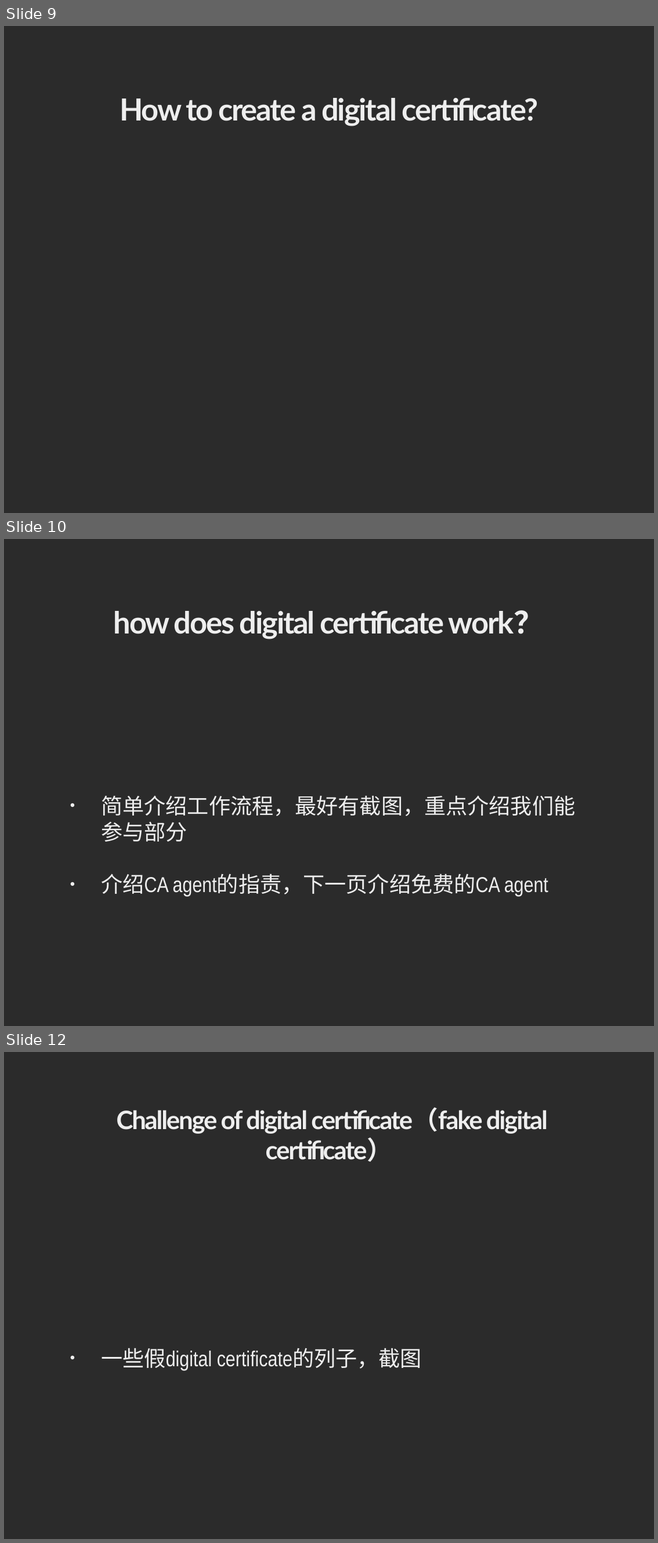
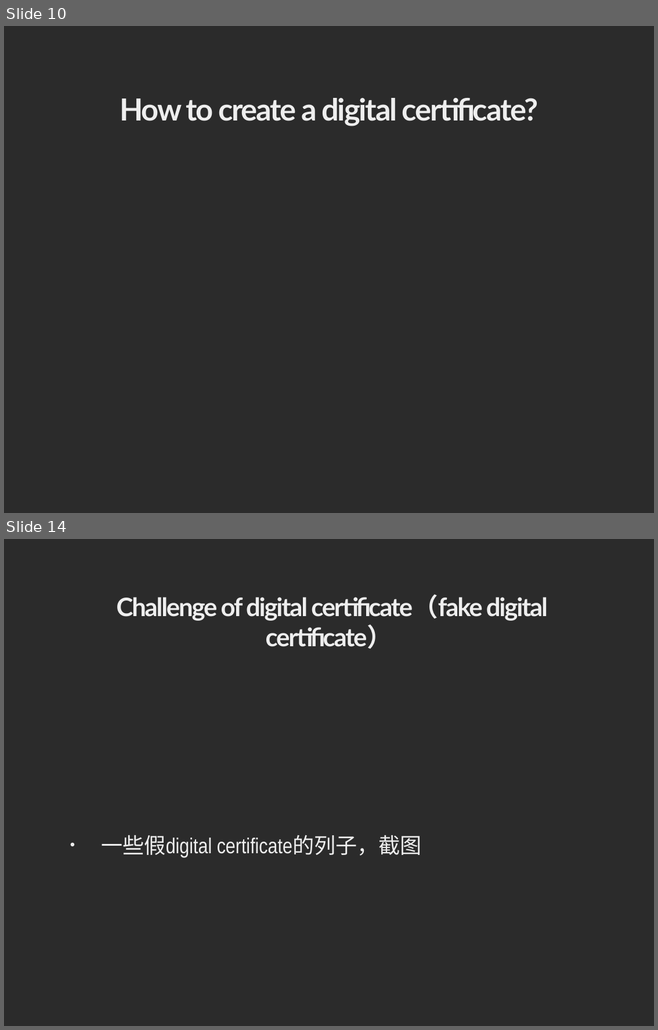
Before and after one commit to RebeccaLiu0/computer-security, a slide deck: digital certificate_new.pptx. Shown one above the other, each under a label of ours: slides 9, 10 and 12 before the commit, slides 10 and 14 after it; the slides between them are not shown. The pictures are 658x1543 and 658x1030 pixels, drawn with LibreOffice and Linux fonts; fonts in the diff are those of the drawing; background and template pictures are left out; a plain dark background stands for a picture behind light text. Boxes give left, top, right and bottom in pixels: in the first picture for what was removed or moved away, otherwise in the second. Text is boxed around its words. In the diff, an @@ line names an element or a change of style, - is before the commit and + after.

```diff
--- a/digital certificate_new.pptx
+++ b/digital certificate_new.pptx
@@ slide 10 removed at (4,539,654,1026), background picture (left out) @@
@@ title removed at (114,610,544,639) @@
-how does digital certificate work？
@@ text removed at (101,795,575,896) @@
-• 简单介绍工作流程，最好有截图，重点介绍我们能参与部分
-• 介绍CA agent的指责，下一页介绍免费的CA agent
@@ what was slide 9 is now slide 10 @@
@@ what was slide 12 is now slide 14 @@
```
Also in this commit, not shown: 4 slides changed, 3 slides added.
